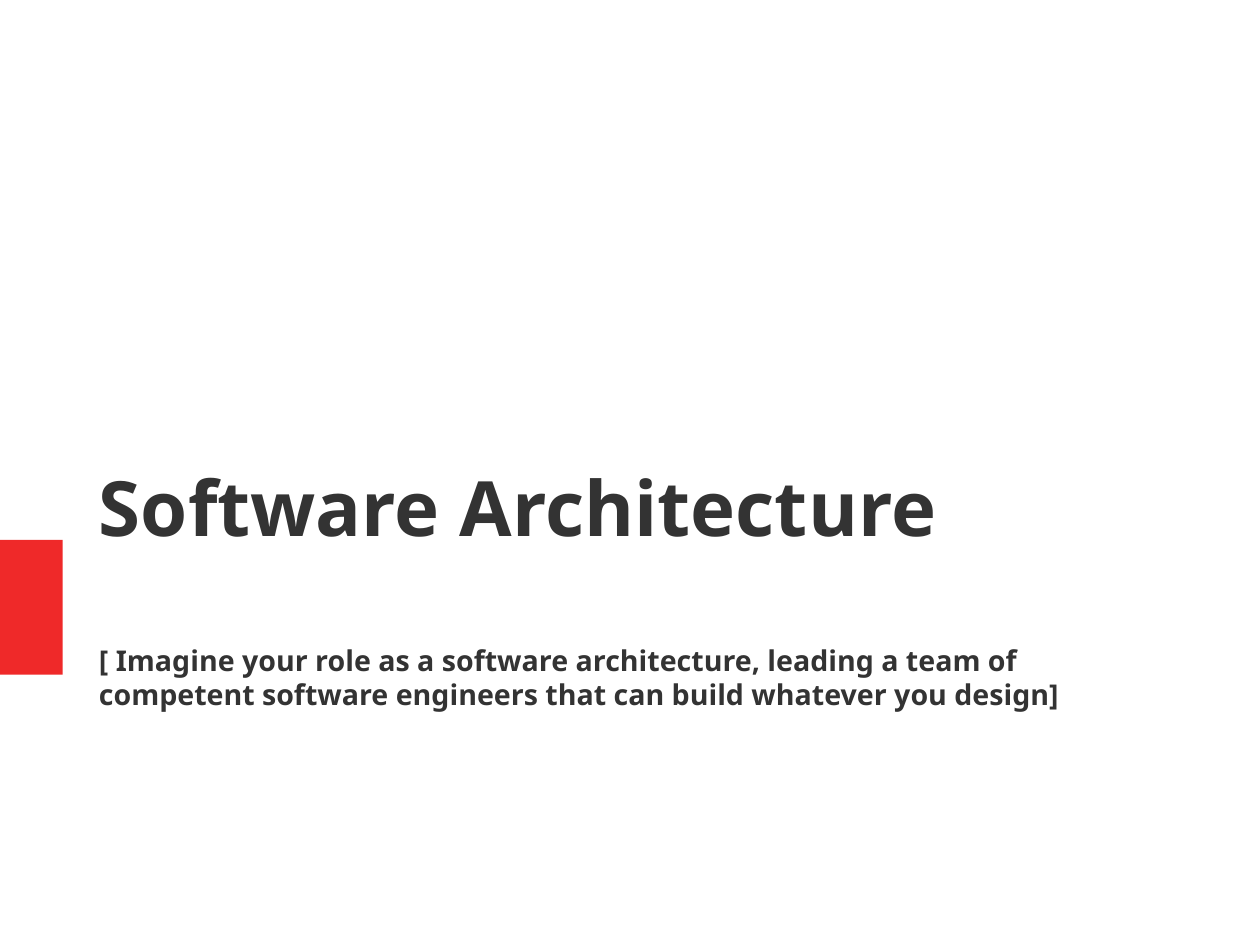
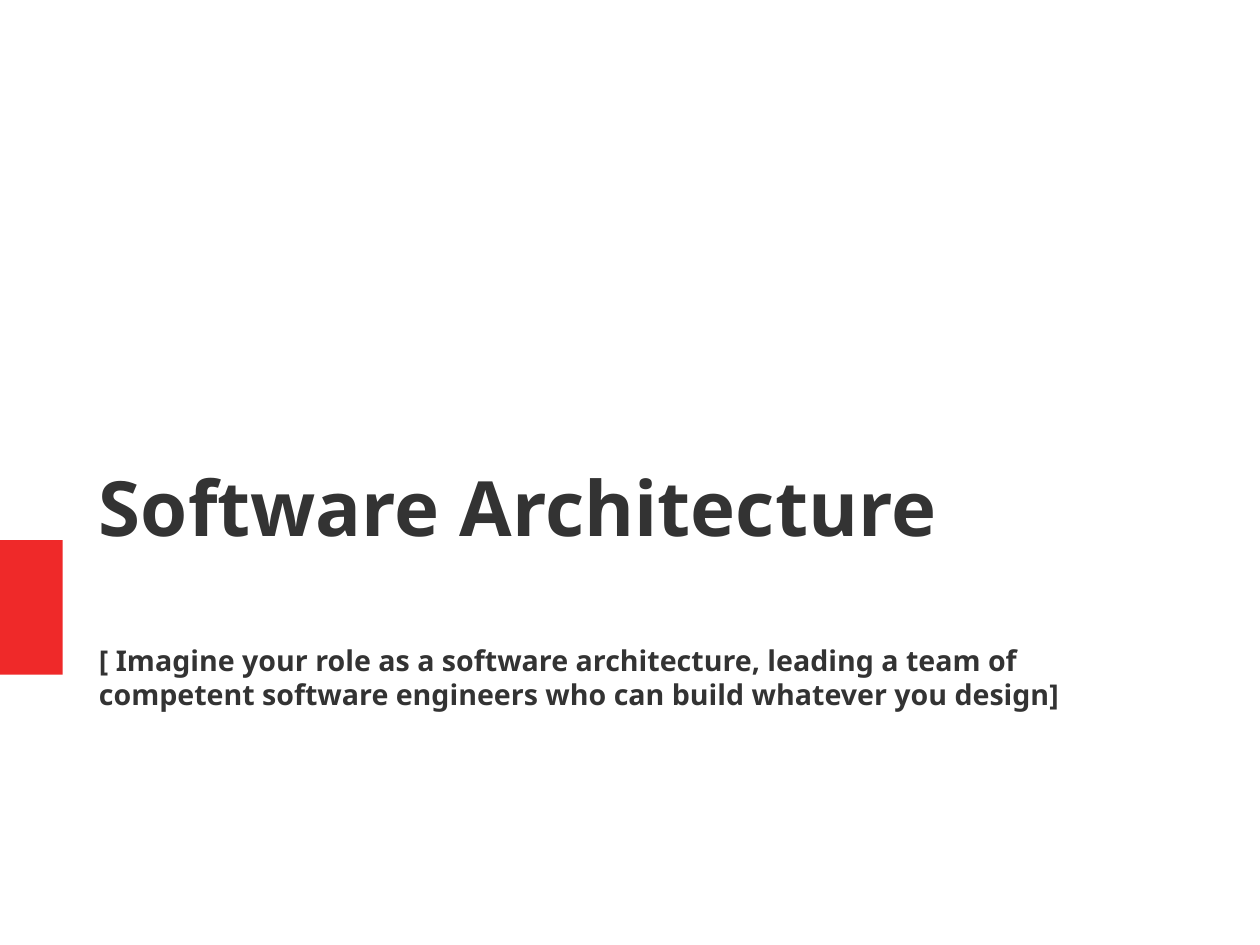
Before and after one commit to juschan/CSharp_ASPNET_Coaching, a slide deck: slide 8 of SE_Intro.pptx. Drawn at 1260x945 pixels with LibreOffice and Linux fonts; fonts in the diff are those of the drawing. Boxes give left, top, right and bottom in pixels: in the first picture for what was removed or moved away, otherwise in the second. Text is boxed around its words. In the diff, an @@ line names an element or a change of style, - is before the commit and + after.

Commit message:
Updated

```diff
--- a/SE_Intro.pptx
+++ b/SE_Intro.pptx
@@ text at (99, 649, 1059, 712): text changed @@
-[ Imagine your role as a software architecture, leading a team of competent software engineers that can build whatever you design]
+[ Imagine your role as a software architecture, leading a team of competent software engineers who can build whatever you design]
```
Also in this commit, not shown: 1 other slide changed, 6 slides added.
